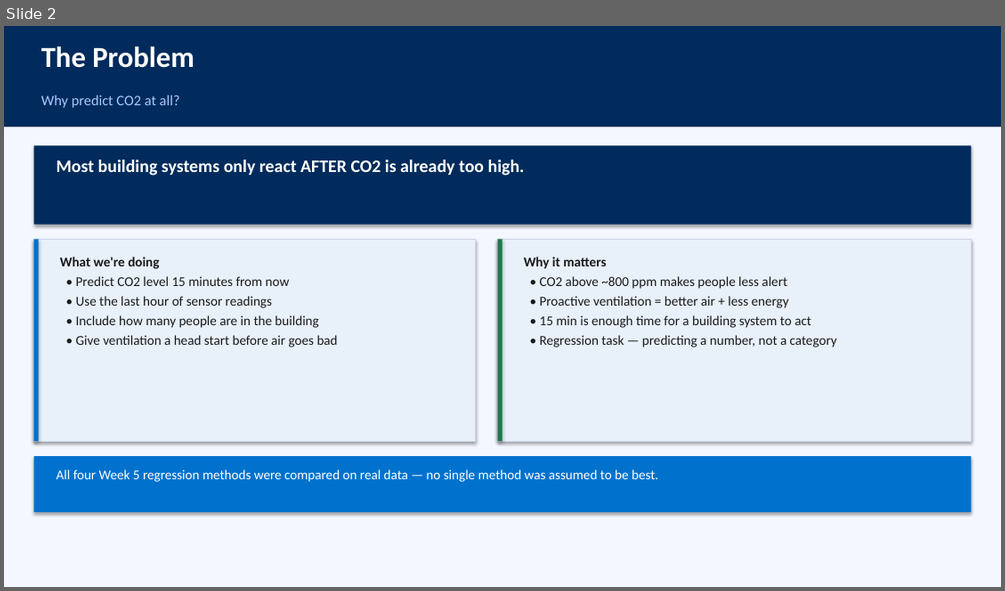
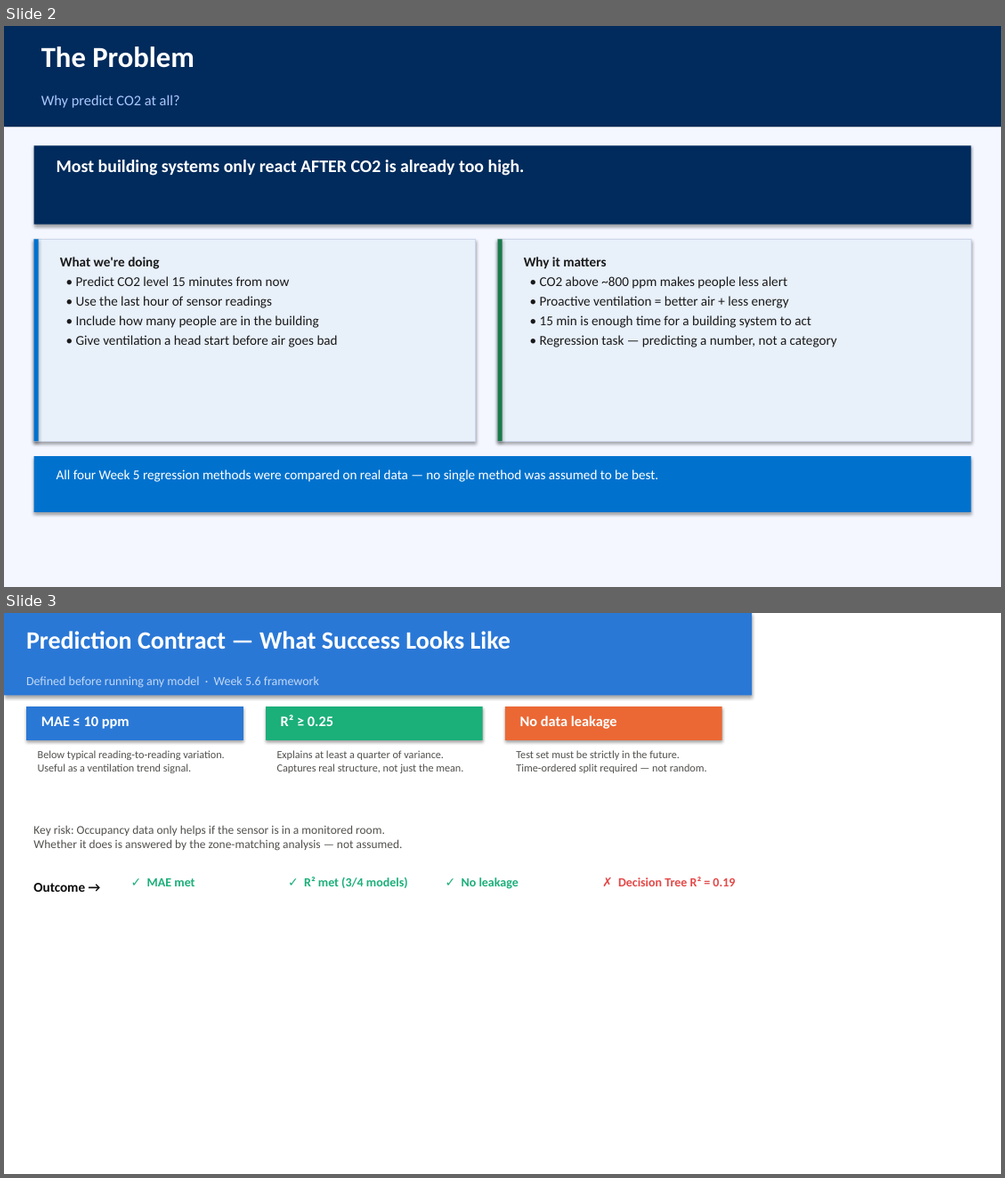
Before and after one commit to tgup0010-bot/MMA3001-Project, a slide deck: docs/MMA3001_Presentation.pptx. Shown one above the other, each under a label of ours: slide 2 before the commit, slides 2 and 3 after it. The pictures are 1005x591 and 1005x1178 pixels, drawn with LibreOffice and Linux fonts; fonts in the diff are those of the drawing. Boxes give left, top, right and bottom in pixels: in the first picture for what was removed or moved away, otherwise in the second. Text is boxed around its words. In the diff, an @@ line names an element or a change of style, - is before the commit and + after.

Commit message:
Add zone-matching analysis, prediction contract, and audit charts
- Section 0: prediction contract (what success looks like, 5.6 framework)
- Section 3: zone-matching analysis using Keena's weekend spike method
- Full 9M-row occupancy dataset processed; all zones show delta<7ppm vs expected 50-200ppm
- All Pearson r negative - sensor 0326 not co-located with any monitored zone
- Charts 7-10 added: data audit, train/test timeline, success assessment, zone matching
- PPTX expanded to 12 slides (prediction contract + zone matching slides added)
- Report and docx regenerated with full updated content

```diff
--- a/docs/MMA3001_Presentation.pptx
+++ b/docs/MMA3001_Presentation.pptx
@@ slide 3 added at box(4, 613, 1001, 1174), background #FFFFFF @@
@@ rectangle added at box(4, 613, 752, 695), fill #2A78D6 @@
@@ text added at box(26, 631, 510, 649), 24 pt, text #FFFFFF, bold @@
+Prediction Contract — What Success Looks Like
@@ text added at box(26, 676, 319, 688), 12 pt, text #C0D8F5 @@
+Defined before running any model · Week 5.6 framework
@@ rectangle added at box(26, 706, 243, 740), fill #2A78D6 @@
@@ text added at box(41, 716, 129, 729), 14 pt, text #FFFFFF, bold @@
+MAE ≤ 10 ppm
@@ rectangle added at box(266, 706, 483, 740), fill #1BAF7A @@
@@ text added at box(281, 714, 333, 726), 14 pt, text #FFFFFF, bold @@
+R² ≥ 0.25
@@ rectangle added at box(505, 706, 722, 740), fill #EB6834 @@
@@ text added at box(520, 715, 617, 729), 14 pt, text #FFFFFF, bold @@
+No data leakage
@@ text added at box(38, 750, 225, 773), 10.5 pt, text #52514E @@
+Below typical reading-to-reading variation.
+Useful as a ventilation trend signal.
@@ text added at box(277, 750, 463, 773), 10.5 pt, text #52514E @@
+Explains at least a quarter of variance.
+Captures real structure, not just the mean.
@@ text added at box(516, 750, 707, 773), 10.5 pt, text #52514E @@
+Test set must be strictly in the future.
+Time-ordered split required — not random.
@@ text added at box(33, 825, 403, 851), 11.5 pt, text #52514E @@
+Key risk: Occupancy data only helps if the sensor is in a monitored room.
+Whether it does is answered by the zone-matching analysis — not assumed.
@@ text added at box(147, 878, 194, 886), 12 pt, text #1BAF7A, bold @@
+✓ MAE met
@@ text added at box(304, 876, 408, 888), 12 pt, text #1BAF7A, bold @@
+✓ R² met (3/4 models)
@@ text added at box(461, 877, 518, 889), 12 pt, text #1BAF7A, bold @@
+✓ No leakage
@@ text added at box(618, 876, 735, 886), 12 pt, text #E34948, bold @@
+✗ Decision Tree R² = 0.19
@@ text added at box(33, 883, 85, 892), 13 pt, text #0B0B0B, bold @@
+Outcome →
```
Also in this commit, not shown: 1 other slide added, 12 other files.
